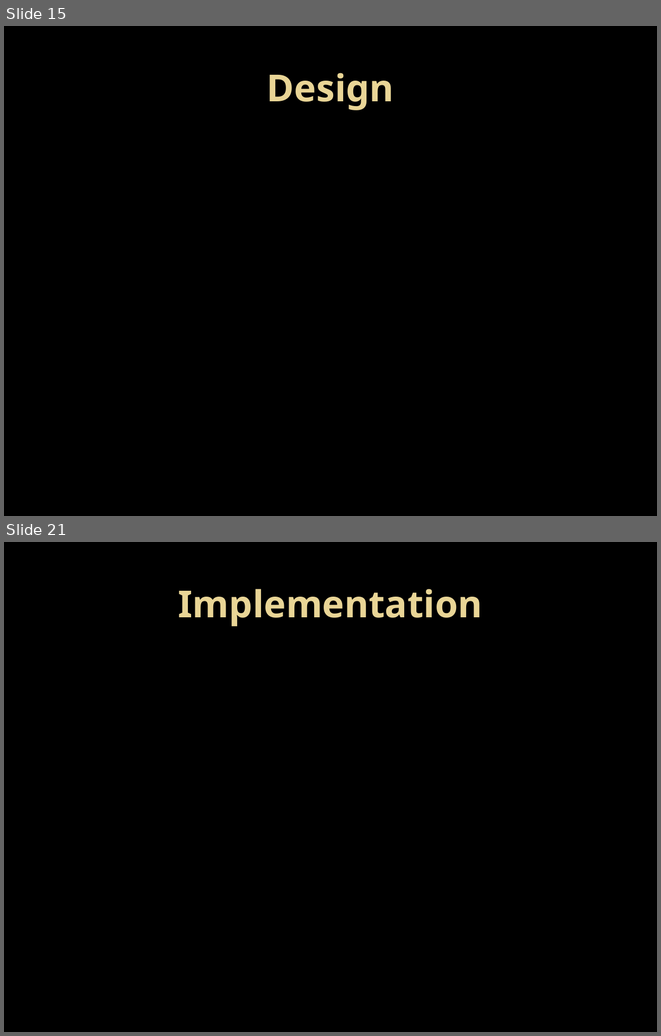
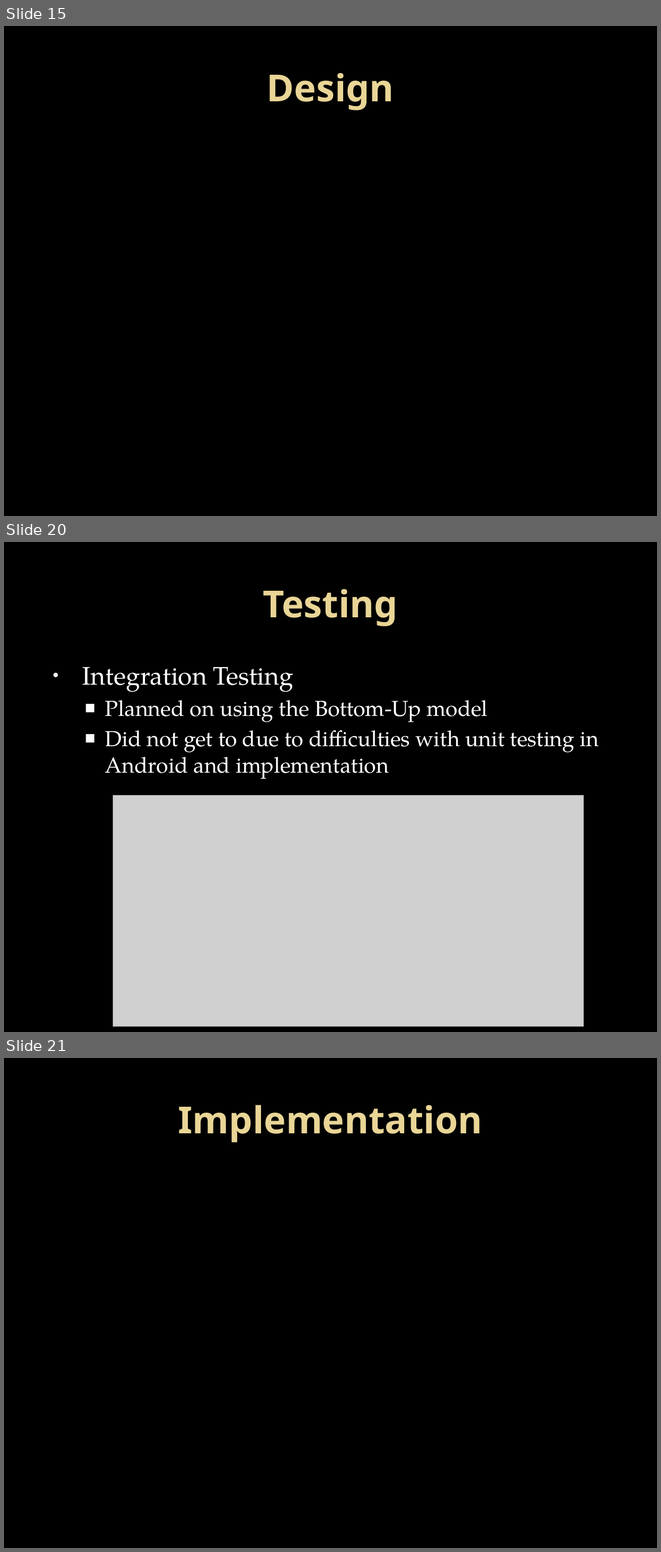
Before and after one commit to GroupIntensioMemoryGame/ProjectFiles, a slide deck: Delivery Briefing/Delivery Briefing.pptx. Shown one above the other, each under a label of ours: slides 15 and 21 before the commit, slides 15, 20 and 21 after it; the slides between them are not shown. The pictures are 661x1036 and 661x1552 pixels, drawn with LibreOffice and Linux fonts; fonts in the diff are those of the drawing; grey boxes stand for pictures; background and template pictures are left out. Boxes give left, top, right and bottom in pixels: in the first picture for what was removed or moved away, otherwise in the second. Text is boxed around its words. In the diff, an @@ line names an element or a change of style, - is before the commit and + after.

Commit message:
Filled out Testing Slides

```diff
--- a/Delivery Briefing/Delivery Briefing.pptx
+++ b/Delivery Briefing/Delivery Briefing.pptx
@@ slide 20 added at [4, 542, 657, 1032], background picture (left out) @@
@@ title added at [263, 589, 398, 626], 41 pt, text gradient #EAD696 to #E7D081, bold @@
+Testing
@@ text added at [82, 667, 599, 779], 24 pt, text #FFFFFF @@
+• Integration Testing
+  ■ Planned on using the Bottom-Up model
+  ■ Did not get to due to difficulties with unit testing in Android and implementation
@@ picture added at [113, 795, 584, 1026] @@
```
Also in this commit, not shown: 3 slides changed, 2 other slides added, 3 slides removed, 2 other files.
